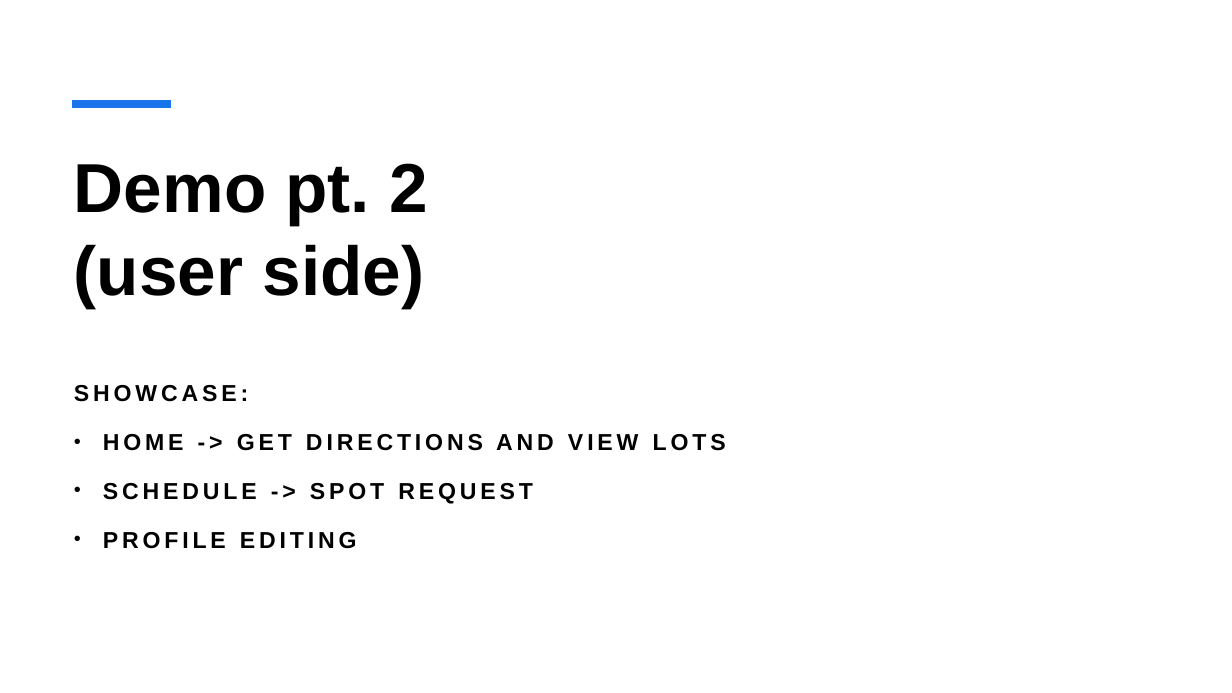
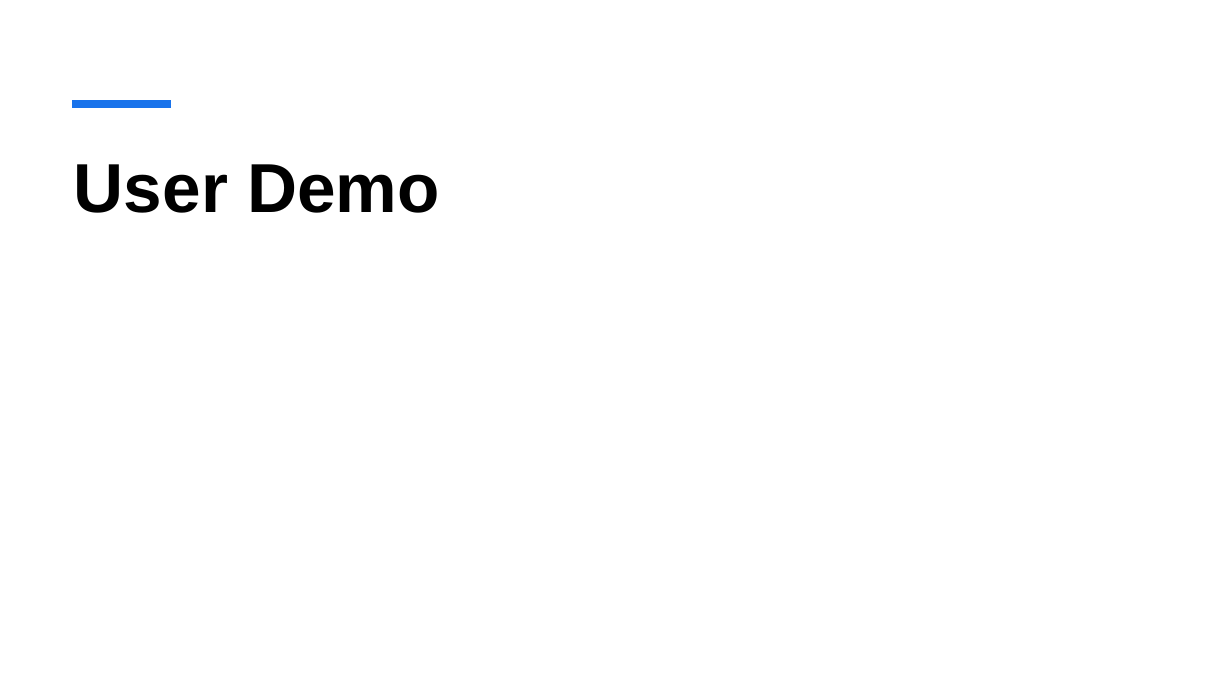
Before and after one commit to calvin-cs262-fall2025-teamI/Project, a slide deck: slide 3 of ParkmasterPresentationDraft.pptx (slide 7 before the commit). Drawn at 1232x693 pixels with LibreOffice and Linux fonts; fonts in the diff are those of the drawing. Boxes give left, top, right and bottom in pixels: in the first picture for what was removed or moved away, otherwise in the second. Text is boxed around its words. In the diff, an @@ line names an element or a change of style, - is before the commit and + after.

```diff
--- a/ParkmasterPresentationDraft.pptx
+++ b/ParkmasterPresentationDraft.pptx
@@ title at <box>74,164,439,213</box>: text changed @@
-Demo pt. 2
-(user side)
+User Demo
@@ subtitle removed at <box>74,385,726,549</box> @@
-SHOWCASE:
-• HOME -> GET DIRECTIONS AND VIEW LOTS
-• SCHEDULE -> SPOT REQUEST
-• PROFILE EDITING
```
Also in this commit, not shown: 1 slide added, 1 slide removed, 4 other files.
